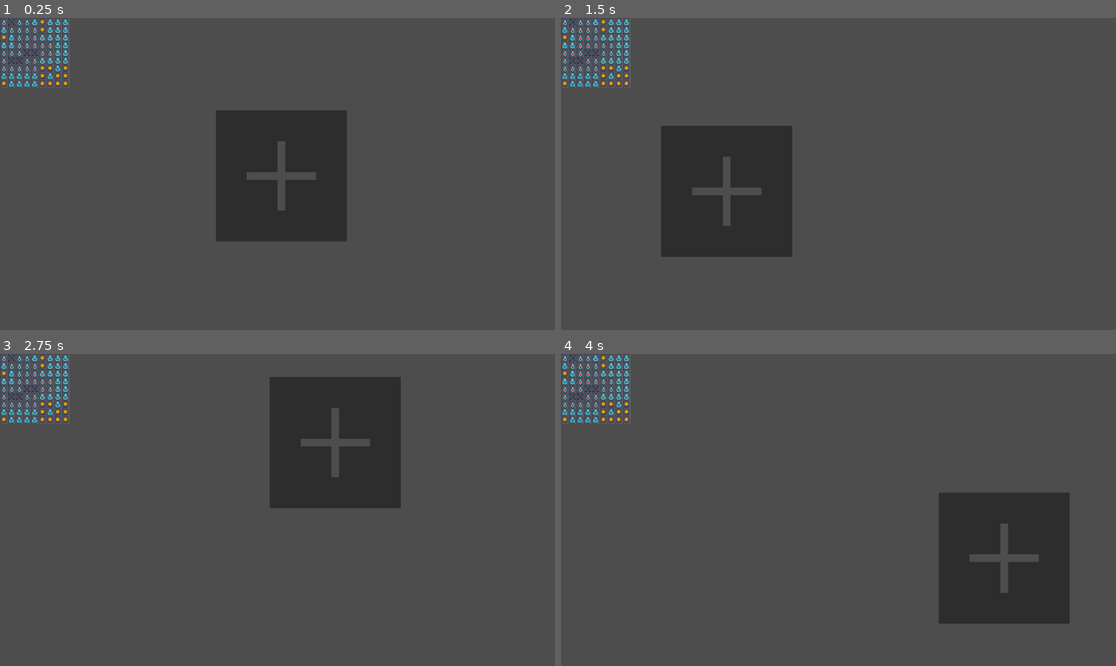
Above: before the commit, frames 1-4 (two rows, left to right).
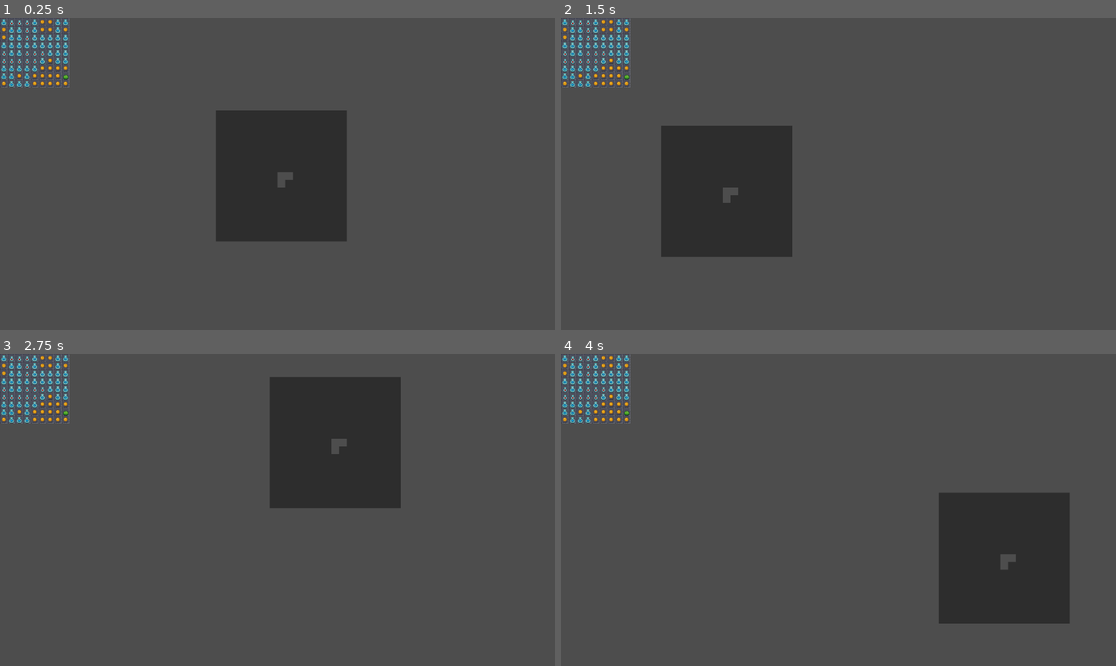
Above: after the commit, the same moments.

Repository: Fishybearr/Global26
Game: Godot game, scene res://mousescene.tscn
The game is run twice, just before and just after one commit, with the same random seed, the same clock (stepped at 60 frames per second) and the same inputs. This scene is started directly instead of the project's main scene.
Inputs (mouse positions are in pixels of both pictures, inside the frame that each line leads up to):
- Up to frame 1 (0.25 s): no input
- Up to frame 2 (1.5 s): tap Enter at 0.5 s; move the mouse to (960, 158) at 0.52 s; hold D (x_right) 0.53-1.28 s; click (960, 158) at 0.6 s; tap Space (hit_attack) at 1.25 s; move the mouse to (727, 189) at 1.27 s; hold S (y_down) from 1.28 s (still down); click (727, 189) at 1.35 s
- Up to frame 3 (2.75 s): tap Enter at 2 s; move the mouse to (333, 441) at 2.02 s; release S (y_down) at 2.03 s; hold D (x_right) from 2.03 s (still down); tap Space (hit_attack) at 2.1 s; click (333, 441) at 2.3 s
- Up to frame 4 (4 s): tap Space (hit_attack) at 2.75 s; move the mouse to (810, 572) at 2.77 s; release D (x_right) at 2.78 s; hold W (y_up) 2.78-3.53 s; click (810, 572) at 2.85 s; tap Enter at 3.5 s; move the mouse to (1005, 556) at 3.52 s; hold A (x_left) from 3.53 s (still down); click (1005, 556) at 3.6 s

The runs differ from the first frame. In frame 1, 0.9% of the frame differs, in the area x 0-57%, y 0-62%; in frame 2, 0.9%, in the area x 0-37%, y 0-67%; in frame 3, 0.9%; in frame 4, 0.9%.
Error after the commit: Invalid access of index '52' on a base object of type: 'Array[Array]'. (res://MaskGrid.gd:73)

Commit message:
Fixed Resources for Mask, Added Selections + Outputs

Diff:
--- a/MaskGrid.gd
+++ b/MaskGrid.gd
@@ -6,34 +6,55 @@
 @export var background_tile_map : TileMapLayer
 @export var SpriteResource : Mask
 @export var MaskSprite : Sprite2D
-
+var ReadyLookupTable: Array[Array]
 
 var tiles := [
-	Vector3i(0,6,2),
-	Vector3i(6,1,1),
-	Vector3i(7,0,0),
-	Vector3i(8,0,0),
-	Vector3i(9,0,0),
-	Vector3i(10,0,1),
-	Vector3i(0,4,1)
+	#other 1
+	#enemies 2
+	#Weapons 3
+	[Vector4i(0,6,2,1),"Spike"],
+	[Vector4i(6,1,1,2),"Slime"],
+	[Vector4i(7,0,0,1),"Coin"],
+	[Vector4i(8,0,0,1),"BluePotion"],
+	[Vector4i(9,0,0,1),"RedPotion"],
+	[Vector4i(0,4,1,1),"Box"]
 ]
+
+func SearchTiles(TileArray: Array,InputToCheck: Vector4i)->String:
+	for i in len(TileArray):
+		if TileArray[i][0] == InputToCheck:
+			return TileArray[i][1]
+	return "UNKNOWN"
 
 # Called when the node enters the scene tree for the first time.
 func _ready() -> void:
+	# Lookup Table init
+	const SIZE = 9 # set size to 9
+	for i in range(SIZE): # loop
+		ReadyLookupTable.append([]) # Append an empty inner array (row)
+		for j in range(SIZE):
+			ReadyLookupTable[i].append(0) # Append a default value to the inner array
 
+	#rng
 	var rng := RandomNumberGenerator.new()
 	rng.randomize()
 	noise.seed=rng.randi()
 
+	# loop through 9x9 grid
 	for y in range(0, 9):
 		for x in range(0, 9):
+			# normalize and scale noise
 			var maxVal: int = tiles.size()
 			var out = (noise.get_noise_2d(x, y) + 1) / 2.0
 			out *= maxVal
 			var outInt : int = round(out)
+			# set bg
 			background_tile_map.set_cell(Vector2(x, y), 4, Vector2i.ZERO)
-			set_cell(Vector2(x, y), tiles[outInt].x, Vector2i(tiles[outInt].y, tiles[outInt].z))
+			set_cell(Vector2(x, y), tiles[outInt][0].x, Vector2i(tiles[outInt][0].y, tiles[outInt][0].z))
+			# append to lookup table
+			ReadyLookupTable[x][y] = tiles[outInt][0]
 
+	# Set Sprite crap
 	MaskSprite.texture = SpriteResource.sprite
 	var mouseposition = local_to_map(get_local_mouse_position())
 	MaskSprite.position = mouseposition*16
@@ -44,5 +65,20 @@
 	var mouseposition = local_to_map(get_local_mouse_position())
 	MaskSprite.position = mouseposition*16
 	if Input.is_action_just_pressed("Place"):
+		var OutputOther = []
+		var OutputEnemies = []
+		var OutputWeapons = []
 		for value in len(SpriteResource.offsets):
-			print(value)
+			var localcoords = mouseposition + SpriteResource.offsets[value]
+			var LookupTableOutput = ReadyLookupTable[localcoords.x][localcoords.y]
+			var cat = LookupTableOutput.w
+			var OutputEntry = SearchTiles(tiles,LookupTableOutput)
+			if cat == 1:
+				OutputOther.append(OutputEntry)
+			elif cat == 2:
+				OutputEnemies.append(OutputEntry)
+			elif cat == 3:
+				OutputWeapons.append(OutputEntry)
+		print(OutputOther)
+		print(OutputEnemies)
+		print(OutputWeapons)
--- a/Masks/Half.tres
+++ b/Masks/Half.tres
@@ -6,3 +6,4 @@
 [resource]
 script = ExtResource("1_x8qhr")
 sprite = ExtResource("2_rxpan")
+offsets = Array[Vector2i]([Vector2i(0, 0)])
--- a/Masks/L2.tres
+++ b/Masks/L2.tres
@@ -6,4 +6,4 @@
 [resource]
 script = ExtResource("1_8vmpr")
 sprite = ExtResource("2_3tar2")
-offsets = Array[Vector2i]([Vector2i(1, 0), Vector2i(0, 1)])
+offsets = Array[Vector2i]([Vector2i(1, 0), Vector2i(0, 1), Vector2i(0, 0)])
--- a/Masks/L3.tres
+++ b/Masks/L3.tres
@@ -6,4 +6,4 @@
 [resource]
 script = ExtResource("1_ywtto")
 sprite = ExtResource("2_1ywb3")
-offsets = Array[Vector2i]([Vector2i(1, 0), Vector2i(2, 0), Vector2i(0, 1), Vector2i(0, 2)])
+offsets = Array[Vector2i]([Vector2i(1, 0), Vector2i(2, 0), Vector2i(0, 1), Vector2i(0, 2), Vector2i(0, 0)])
--- a/Masks/L5.tres
+++ b/Masks/L5.tres
@@ -6,4 +6,4 @@
 [resource]
 script = ExtResource("1_25v6a")
 sprite = ExtResource("2_6x6b8")
-offsets = Array[Vector2i]([Vector2i(1, 0), Vector2i(2, 0), Vector2i(3, 0), Vector2i(4, 0), Vector2i(0, 1), Vector2i(0, 2), Vector2i(0, 3), Vector2i(0, 4)])
+offsets = Array[Vector2i]([Vector2i(1, 0), Vector2i(2, 0), Vector2i(3, 0), Vector2i(4, 0), Vector2i(0, 1), Vector2i(0, 2), Vector2i(0, 3), Vector2i(0, 4), Vector2i(0, 0)])
--- a/Masks/L7.tres
+++ b/Masks/L7.tres
@@ -6,4 +6,4 @@
 [resource]
 script = ExtResource("1_1i125")
 sprite = ExtResource("2_mr438")
-offsets = Array[Vector2i]([Vector2i(1, 0), Vector2i(2, 0), Vector2i(3, 0), Vector2i(4, 0), Vector2i(5, 0), Vector2i(6, 0), Vector2i(0, 1), Vector2i(0, 2), Vector2i(0, 3), Vector2i(0, 4), Vector2i(0, 5), Vector2i(0, 6)])
+offsets = Array[Vector2i]([Vector2i(1, 0), Vector2i(2, 0), Vector2i(3, 0), Vector2i(4, 0), Vector2i(5, 0), Vector2i(6, 0), Vector2i(0, 1), Vector2i(0, 2), Vector2i(0, 3), Vector2i(0, 4), Vector2i(0, 5), Vector2i(0, 6), Vector2i(0, 0)])
--- a/Masks/L9.tres
+++ b/Masks/L9.tres
@@ -6,4 +6,4 @@
 [resource]
 script = ExtResource("1_1i125")
 sprite = ExtResource("2_urhf7")
-offsets = Array[Vector2i]([Vector2i(1, 0), Vector2i(2, 0), Vector2i(3, 0), Vector2i(4, 0), Vector2i(5, 0), Vector2i(6, 0), Vector2i(7, 0), Vector2i(8, 0), Vector2i(0, 1), Vector2i(0, 2), Vector2i(0, 3), Vector2i(0, 4), Vector2i(0, 5), Vector2i(0, 6), Vector2i(0, 7), Vector2i(0, 8)])
+offsets = Array[Vector2i]([Vector2i(1, 0), Vector2i(2, 0), Vector2i(3, 0), Vector2i(4, 0), Vector2i(5, 0), Vector2i(6, 0), Vector2i(7, 0), Vector2i(8, 0), Vector2i(0, 1), Vector2i(0, 2), Vector2i(0, 3), Vector2i(0, 4), Vector2i(0, 5), Vector2i(0, 6), Vector2i(0, 7), Vector2i(0, 8), Vector2i(0, 0)])
--- a/Masks/Line3.tres
+++ b/Masks/Line3.tres
@@ -6,4 +6,4 @@
 [resource]
 script = ExtResource("1_7fwvx")
 sprite = ExtResource("2_43o7b")
-offsets = Array[Vector2i]([Vector2i(0, 1), Vector2i(0, -1)])
+offsets = Array[Vector2i]([Vector2i(0, 1), Vector2i(0, -1), Vector2i(0, 0)])
--- a/Masks/Line5.tres
+++ b/Masks/Line5.tres
@@ -6,4 +6,4 @@
 [resource]
 script = ExtResource("1_eke3v")
 sprite = ExtResource("2_qf5pq")
-offsets = Array[Vector2i]([Vector2i(0, 2), Vector2i(0, 1), Vector2i(0, -1), Vector2i(0, -2)])
+offsets = Array[Vector2i]([Vector2i(0, 2), Vector2i(0, 1), Vector2i(0, -1), Vector2i(0, -2), Vector2i(0, 0)])
--- a/Masks/Line7.tres
+++ b/Masks/Line7.tres
@@ -6,4 +6,4 @@
 [resource]
 script = ExtResource("1_eke3v")
 sprite = ExtResource("2_cs8yx")
-offsets = Array[Vector2i]([Vector2i(0, 3), Vector2i(0, 2), Vector2i(0, 1), Vector2i(0, -1), Vector2i(0, -2), Vector2i(0, -3)])
+offsets = Array[Vector2i]([Vector2i(0, 3), Vector2i(0, 2), Vector2i(0, 1), Vector2i(0, -1), Vector2i(0, -2), Vector2i(0, -3), Vector2i(0, 0)])
--- a/Masks/Line9.tres
+++ b/Masks/Line9.tres
@@ -6,4 +6,4 @@
 [resource]
 script = ExtResource("1_wijmv")
 sprite = ExtResource("2_7cu1s")
-offsets = Array[Vector2i]([Vector2i(0, 4), Vector2i(0, 3), Vector2i(0, 2), Vector2i(0, 1), Vector2i(0, -1), Vector2i(0, -2), Vector2i(0, -3), Vector2i(0, -4)])
+offsets = Array[Vector2i]([Vector2i(0, 4), Vector2i(0, 3), Vector2i(0, 2), Vector2i(0, 1), Vector2i(0, -1), Vector2i(0, -2), Vector2i(0, -3), Vector2i(0, -4), Vector2i(0, 0)])
--- a/Masks/Plus3.tres
+++ b/Masks/Plus3.tres
@@ -6,4 +6,4 @@
 [resource]
 script = ExtResource("1_blmyo")
 sprite = ExtResource("2_thegr")
-offsets = Array[Vector2i]([Vector2i(1, 0), Vector2i(-1, 0), Vector2i(0, 1), Vector2i(0, -1)])
+offsets = Array[Vector2i]([Vector2i(1, 0), Vector2i(-1, 0), Vector2i(0, 1), Vector2i(0, -1), Vector2i(0, 0)])
--- a/Masks/Plus5.tres
+++ b/Masks/Plus5.tres
@@ -6,4 +6,4 @@
 [resource]
 script = ExtResource("1_blmyo")
 sprite = ExtResource("2_bnphj")
-offsets = Array[Vector2i]([Vector2i(2, 0), Vector2i(1, 0), Vector2i(-1, 0), Vector2i(-2, 0), Vector2i(0, -2), Vector2i(0, -1), Vector2i(0, 1), Vector2i(0, 2)])
+offsets = Array[Vector2i]([Vector2i(2, 0), Vector2i(1, 0), Vector2i(-1, 0), Vector2i(-2, 0), Vector2i(0, -2), Vector2i(0, -1), Vector2i(0, 1), Vector2i(0, 2), Vector2i(0, 0)])
--- a/Masks/Plus9.tres
+++ b/Masks/Plus9.tres
@@ -6,4 +6,4 @@
 [resource]
 script = ExtResource("1_blmyo")
 sprite = ExtResource("2_28gbr")
-offsets = Array[Vector2i]([Vector2i(4, 0), Vector2i(3, 0), V …(189 unchanged characters)… 0, -2), Vector2i(0, -3), Vector2i(0, -4)])
+offsets = Array[Vector2i]([Vector2i(4, 0), Vector2i(3, 0), V …(189 unchanged characters)… 0, -2), Vector2i(0, -3), Vector2i(0, -4), Vector2i(0, 0)])
--- a/Masks/Quarter.tres
+++ b/Masks/Quarter.tres
@@ -6,3 +6,4 @@
 [resource]
 script = ExtResource("1_j0mga")
 sprite = ExtResource("2_qvs2n")
+offsets = Array[Vector2i]([Vector2i(0, 0)])
--- a/mousescene.tscn
+++ b/mousescene.tscn
@@ -2,7 +2,7 @@
 
 [ext_resource type="TileSet" uid="uid://dybrq7878vmi6" path="res://dungeon-tile-set.tres" id="2_3nsyv"]
 [ext_resource type="Script" uid="uid://dknfrnsrjvlyj" path="res://polygon_2d.gd" id="2_lk4fn"]
-[ext_resource type="Resource" uid="uid://cj3tula21d8by" path="res://Masks/Plus9.tres" id="3_871il"]
+[ext_resource type="Resource" uid="uid://cqrxurrwplum5" path="res://Masks/L2.tres" id="3_871il"]
 [ext_resource type="Script" uid="uid://dwrebswaaeaxu" path="res://MaskGrid.gd" id="9_0dge7"]
 
 [sub_resource type="FastNoiseLite" id="FastNoiseLite_gilrd"]
